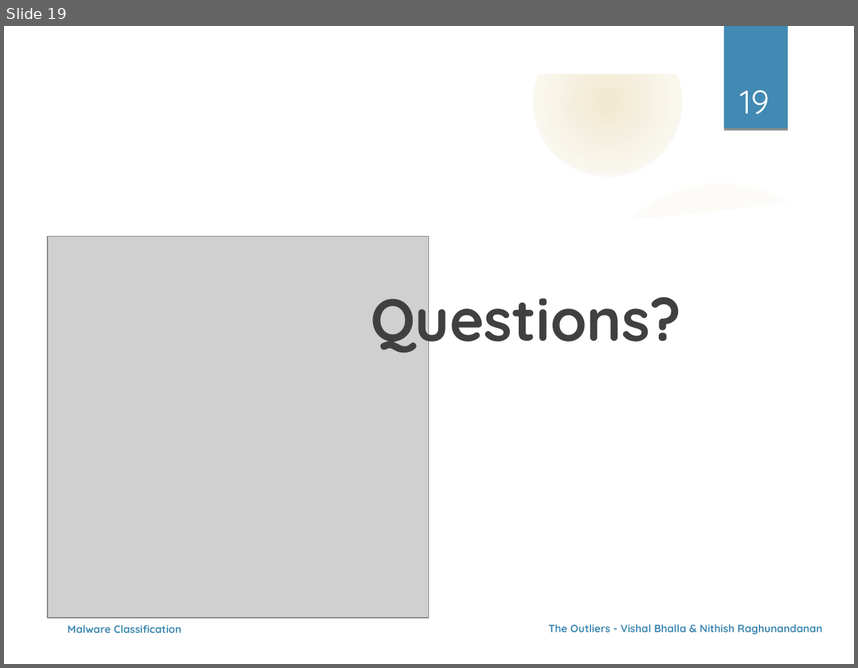
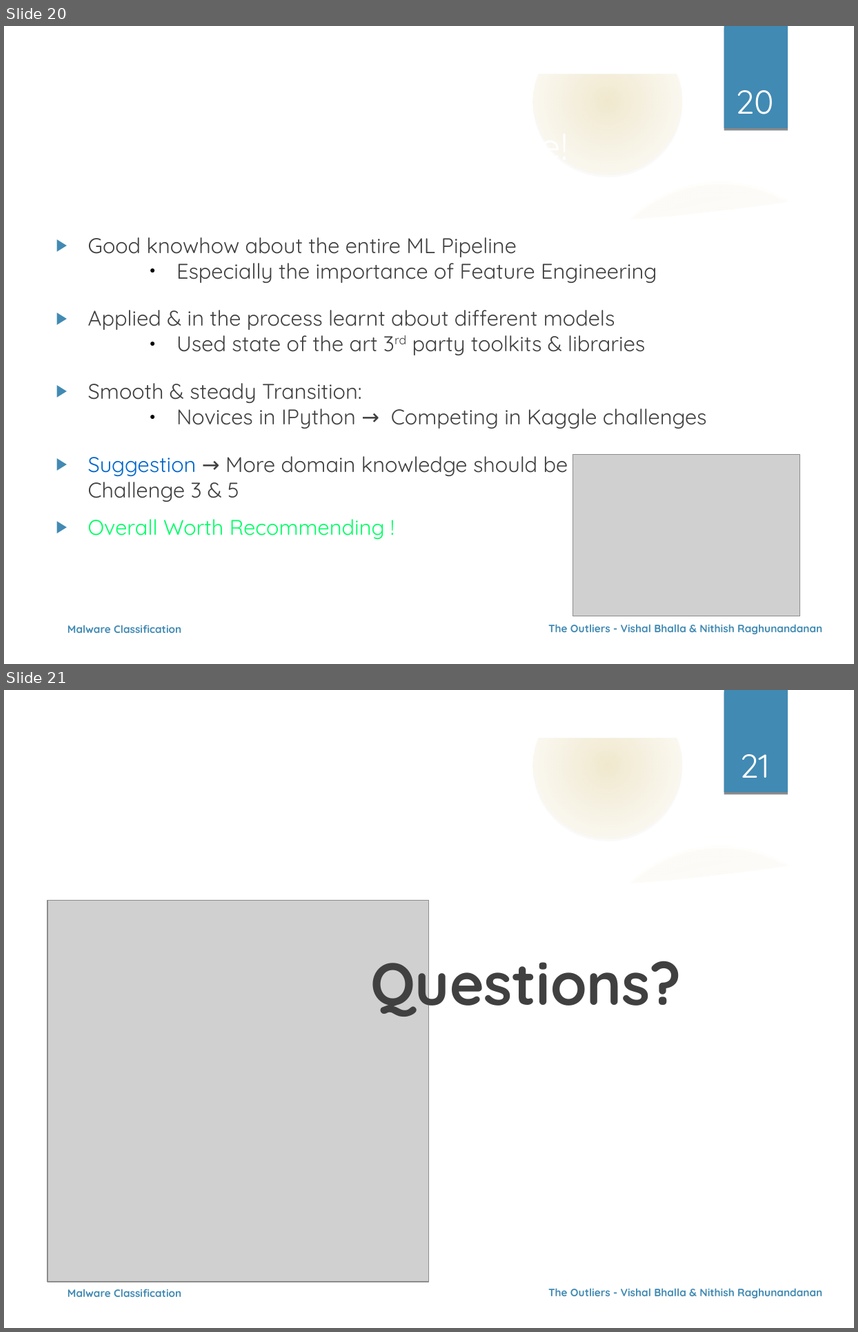
Before and after one commit to nehgu/Anomaly-Detection, a slide deck: Challenges/Malware_Classification_On_Behavioral_Data_Challenge_5/Ppt_Malware_Classification_Challenge_5.odp. Shown one above the other, each under a label of ours: slide 19 before the commit, slides 20 and 21 after it. The pictures are 858x668 and 858x1332 pixels, drawn with LibreOffice and Linux fonts; fonts in the diff are those of the drawing; grey boxes stand for pictures; background and template pictures are left out. Boxes give left, top, right and bottom in pixels: in the first picture for what was removed or moved away, otherwise in the second. Text is boxed around its words. In the diff, an @@ line names an element or a change of style, - is before the commit and + after.

Commit message:
Updated ppt & code with Kaggle private scores.

```diff
--- a/Challenges/Malware_Classification_On_Behavioral_Data_Challenge_5/Ppt_Malware_Classification_Challenge_5.odp
+++ b/Challenges/Malware_Classification_On_Behavioral_Data_Challenge_5/Ppt_Malware_Classification_Challenge_5.odp
@@ slide 20 added at (4,26,854,664), background picture (left out); not listed: 9 template elements that a slide beside it also shows @@
@@ page number added at (735,90,774,114), 28 pt, text #FFFFFF @@
+20
@@ title added at (85,112,675,178), 32 pt, text #FFFFFF @@
+Learnings from this Course!
@@ text added at (88,237,707,501), 18 pt, text #404040 @@
+▶ Good knowhow about the entire ML Pipeline
+    ● Especially the importance of Feature Engineering
+▶ Applied & in the process learnt about different models
+    ● Used state of the art 3rd party toolkits & libraries
+▶ Smooth & steady Transition:
+    ● Novices in IPython → Competing in Kaggle challenges
+▶ Suggestion → More domain knowledge should be given on Challenge 3 & 5
+▶ Overall Worth Recommending !
@@ picture added at (573,454,800,615) @@
@@ text added at (67,624,181,633), 9 pt, text #418AB3, bold @@
+Malware Classification
@@ text added at (548,624,822,634), 9 pt, text #418AB3, bold @@
+The Outliers - Vishal Bhalla & Nithish Raghunandanan
@@ what was slide 19 is now slide 21 @@
@@ page number at (740,754,769,778): text changed @@
-19
+21
```
Also in this commit, not shown: 12 slides changed, 1 other slide added, 2 other files.
